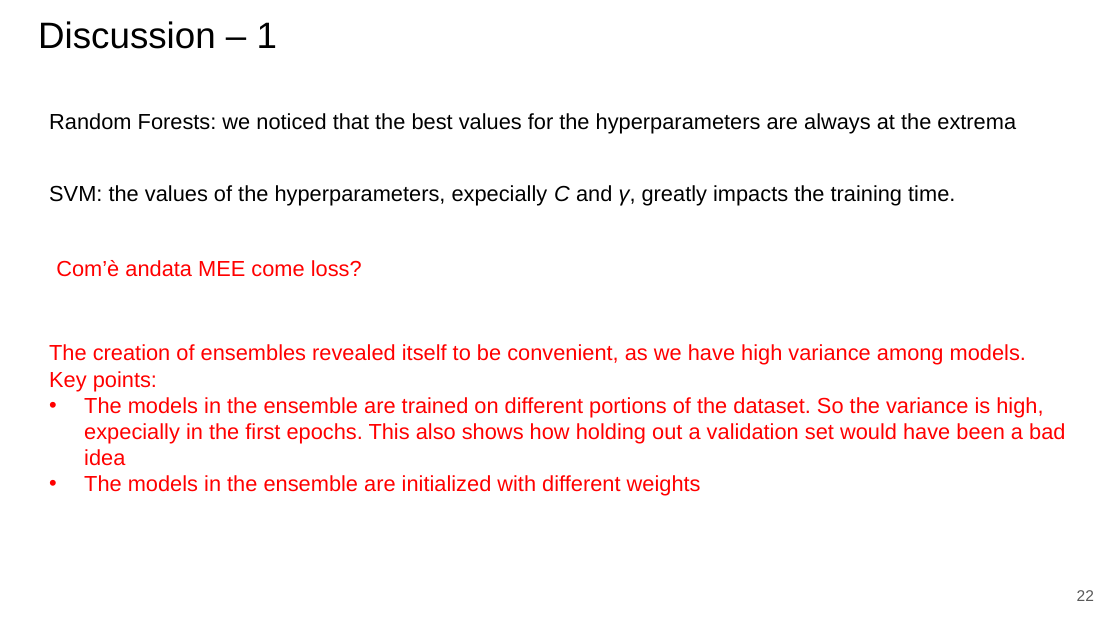
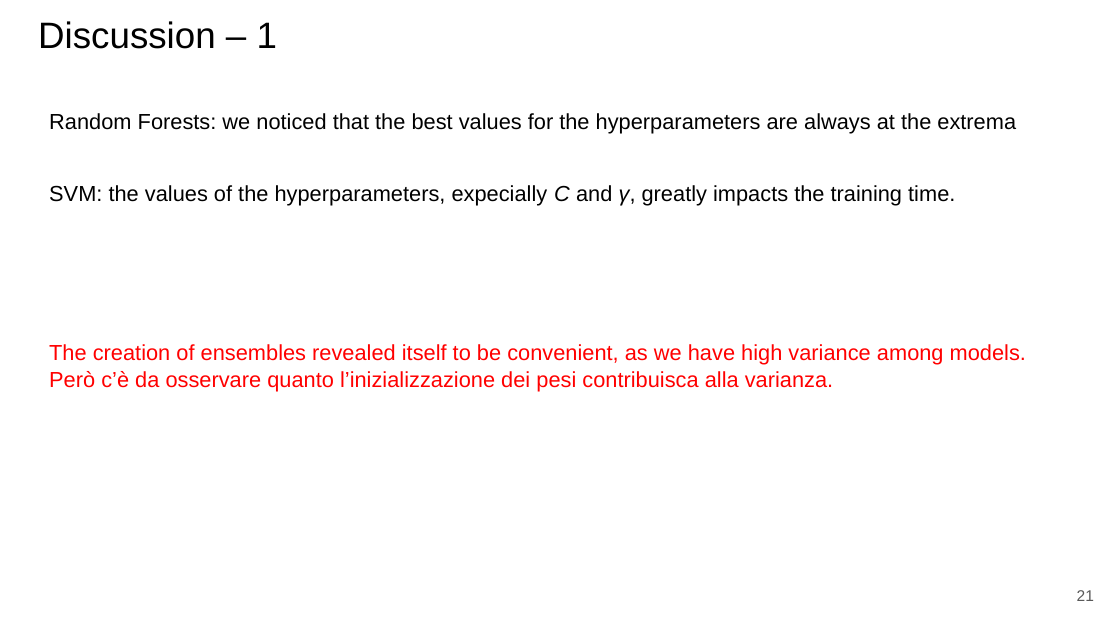
Before and after one commit to paolo-junior-mollica/machine-learning-project, a slide deck: slide 21 of relazione/ML-2023-PRJ-Slides-Demo.pptx (slide 22 before the commit). Drawn at 1120x630 pixels with LibreOffice and Linux fonts; fonts in the diff are those of the drawing. Boxes give left, top, right and bottom in pixels: in the first picture for what was removed or moved away, otherwise in the second. Text is boxed around its words. In the diff, an @@ line names an element or a change of style, - is before the commit and + after.

```diff
--- a/relazione/ML-2023-PRJ-Slides-Demo.pptx
+++ b/relazione/ML-2023-PRJ-Slides-Demo.pptx
@@ text removed at bbox=[56, 260, 362, 277] @@
-Com’è andata MEE come loss?
@@ text at bbox=[49, 344, 1026, 391]: text changed @@
-The creation of ensembles revealed itself to be convenient, as we have high variance among models. Key points:
-• The models in the ensemble are trained on different portions of the dataset. So the variance is high, expecially in the first epochs. This also shows how holding out a validation set would have been a bad idea
-• The models in the ensemble are initialized with different weights
+The creation of ensembles revealed itself to be convenient, as we have high variance among models.
+Però c’è da osservare quanto l’inizializzazione dei pesi contribuisca alla varianza.
@@ page number at bbox=[1077, 590, 1094, 601]: text changed @@
-22
+21
```
Also in this commit, not shown: 9 other slides changed, 2 slides added, 1 slide removed.
